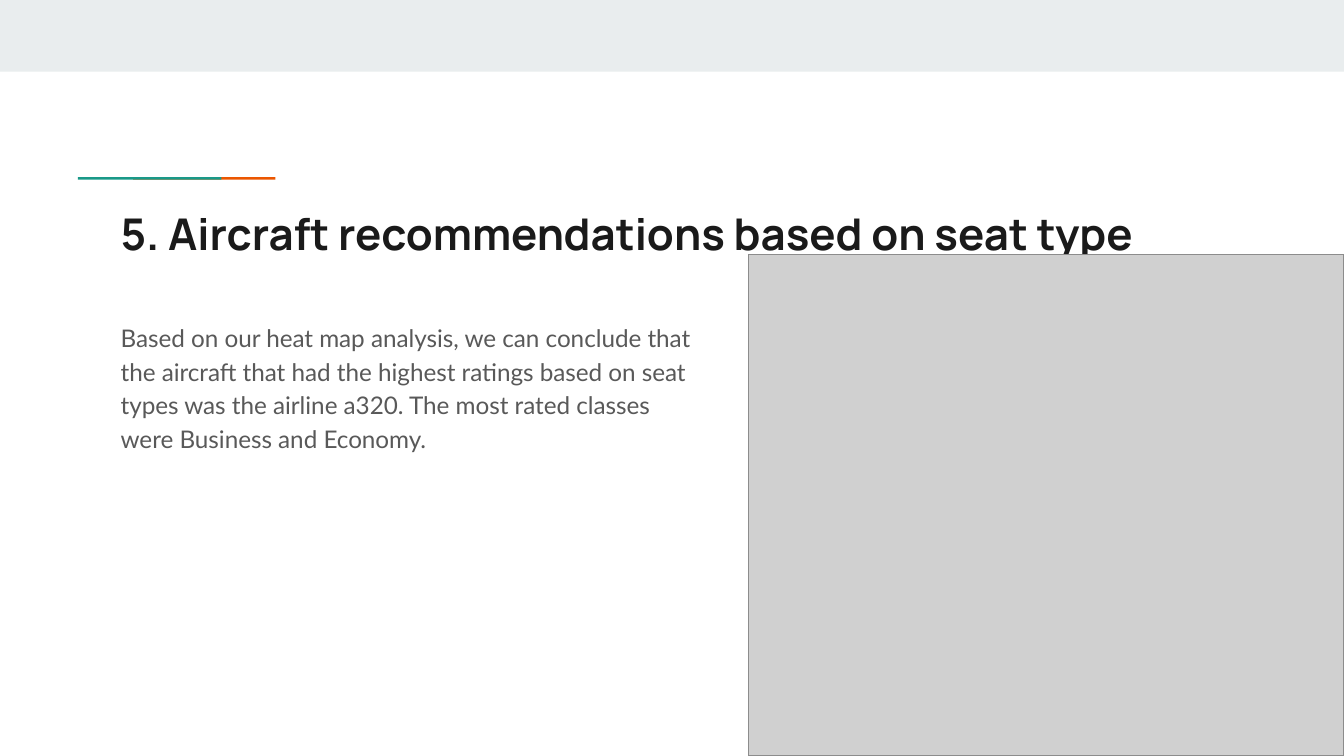
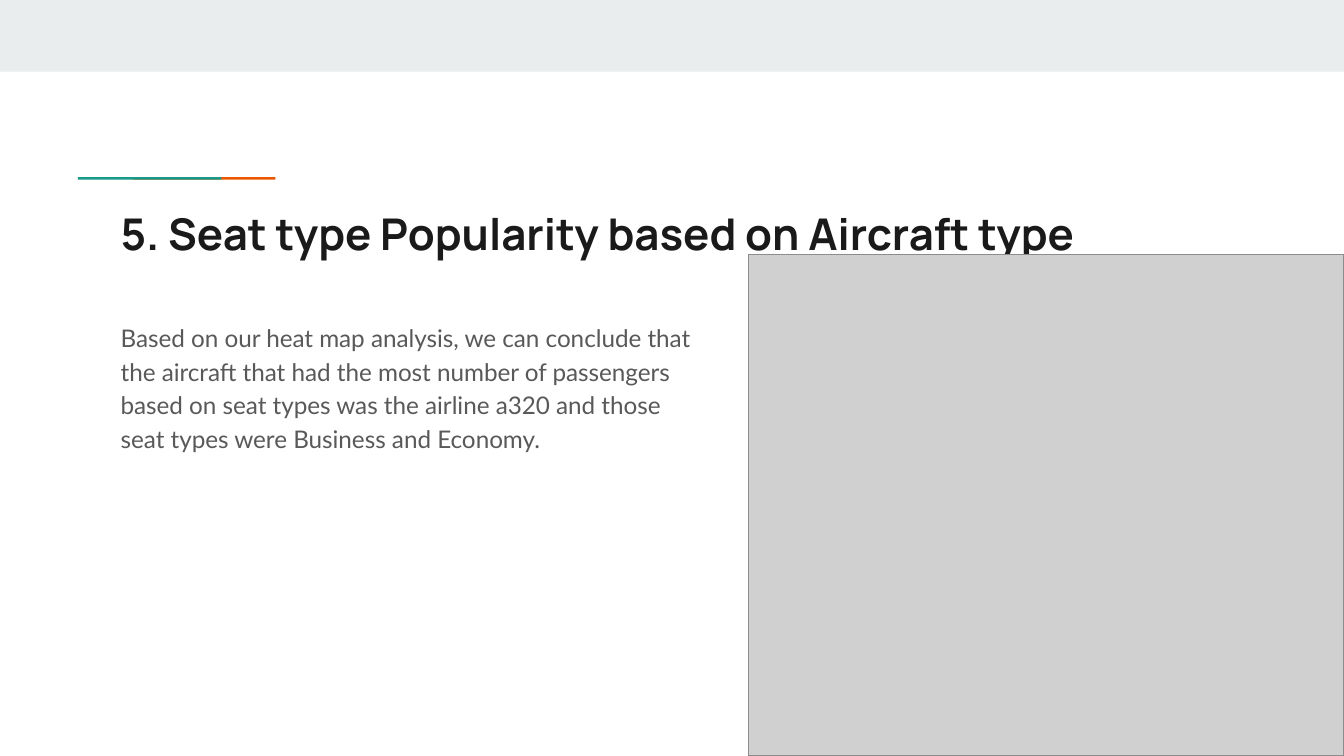
Before and after one commit to chonyeagoro/Project_3_Data_Engineering, a slide deck: slide 9 of Airline_presentation.pptx. Drawn at 1344x756 pixels with LibreOffice and Linux fonts; fonts in the diff are those of the drawing; grey boxes stand for pictures. Boxes give left, top, right and bottom in pixels: in the first picture for what was removed or moved away, otherwise in the second. Text is boxed around its words. In the diff, an @@ line names an element or a change of style, - is before the commit and + after.

```diff
--- a/Airline_presentation.pptx
+++ b/Airline_presentation.pptx
@@ title at [121, 218, 1074, 262]: text changed @@
-5. Aircraft recommendations based on seat type
+5. Seat type Popularity based on Aircraft type
@@ text at [121, 329, 691, 452]: text changed @@
-Based on our heat map analysis, we can conclude that the aircraft that had the highest ratings based on seat types was the airline a320. The most rated classes were Business and Economy.
+Based on our heat map analysis, we can conclude that the aircraft that had the most number of passengers based on seat types was the airline a320 and those seat types were Business and Economy.
```
